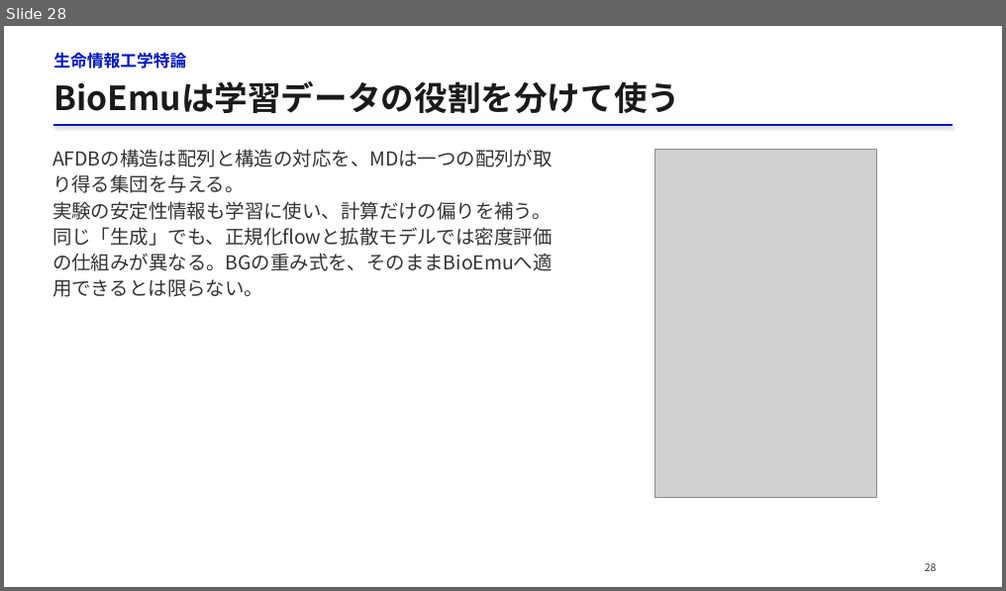
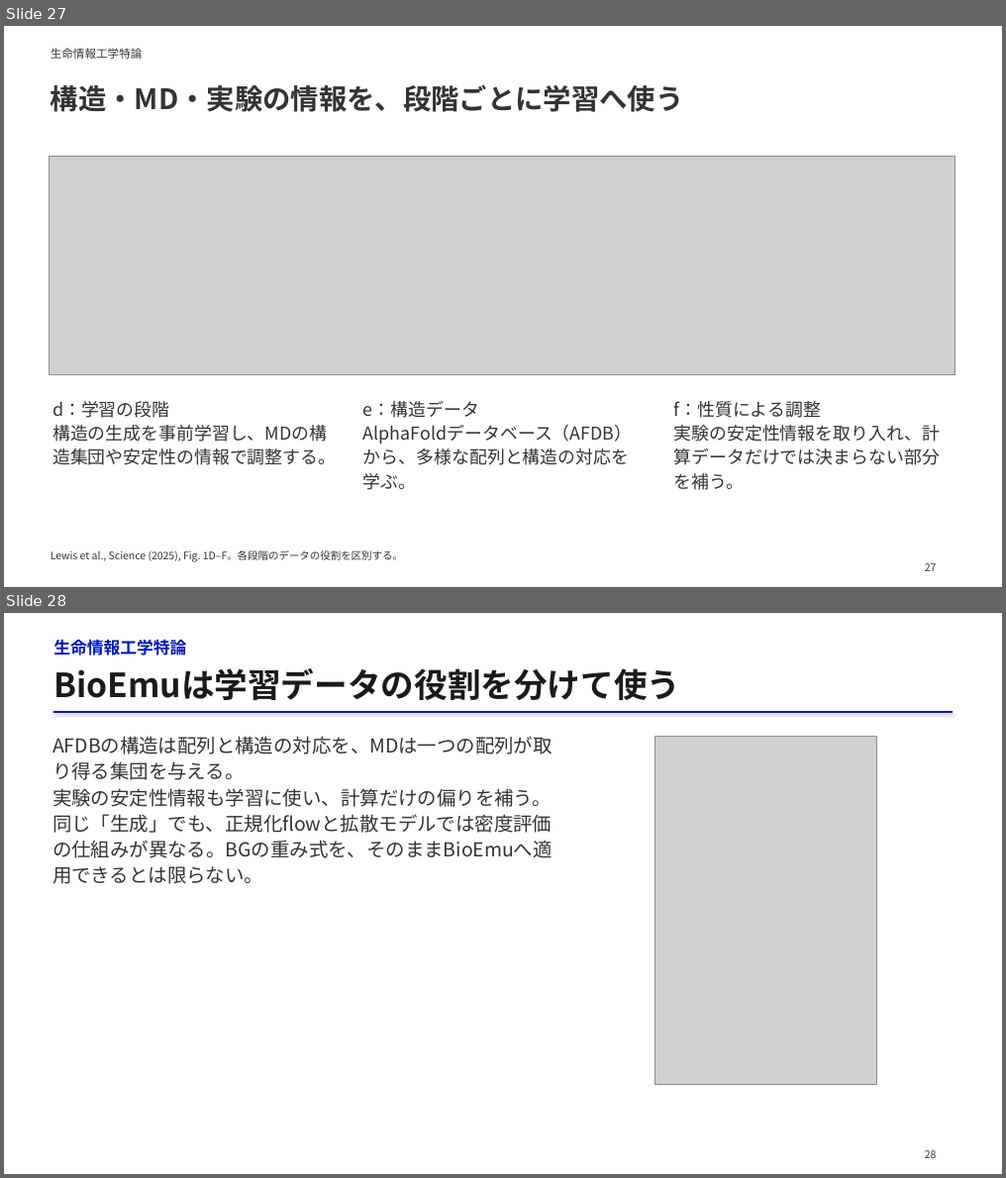
Before and after one commit to matsunagalab/lecture_bioinfo, a slide deck: 13_構造集団を生成するAI/13_構造集団を生成するAI.pptx. Shown one above the other, each under a label of ours: slide 28 before the commit, slides 27 and 28 after it. The pictures are 1006x591 and 1006x1178 pixels, drawn with LibreOffice and Linux fonts; fonts in the diff are those of the drawing; grey boxes stand for pictures. Boxes give left, top, right and bottom in pixels: in the first picture for what was removed or moved away, otherwise in the second. Text is boxed around its words. In the diff, an @@ line names an element or a change of style, - is before the commit and + after.

Commit message:
第13回の研究図と生成分布の説明を改善

```diff
--- a/13_構造集団を生成するAI/13_構造集団を生成するAI.pptx
+++ b/13_構造集団を生成するAI/13_構造集団を生成するAI.pptx
@@ slide 27 added at [4,26,1002,587], background #FFFFFF @@
@@ text added at [51,48,143,59], 11 pt, text #333333 @@
+生命情報工学特論
@@ text added at [51,84,684,112], 27 pt, text #333333, bold @@
+構造・MD・実験の情報を、段階ごとに学習へ使う
@@ picture added at [49,157,954,374] @@
@@ text added at [53,401,336,466], 17 pt, text #333333 @@
+d：学習の段階
+構造の生成を事前学習し、MDの構造集団や安定性の情報で調整する。
@@ text added at [363,401,633,490], 17 pt, text #333333 @@
+e：構造データ
+AlphaFoldデータベース（AFDB）から、多様な配列と構造の対応を学ぶ。
@@ text added at [674,401,940,490], 17 pt, text #333333 @@
+f：性質による調整
+実験の安定性情報を取り入れ、計算データだけでは決まらない部分を補う。
@@ text added at [51,551,403,563], 10 pt, text #333333 @@
+Lewis et al., Science (2025), Fig. 1D–F。各段階のデータの役割を区別する。
@@ text added at [925,564,937,571], 10 pt, text #333333 @@
+27
```
Also in this commit, not shown: 13 slides changed, 9 other slides added, 10 slides removed, 2 other files.
